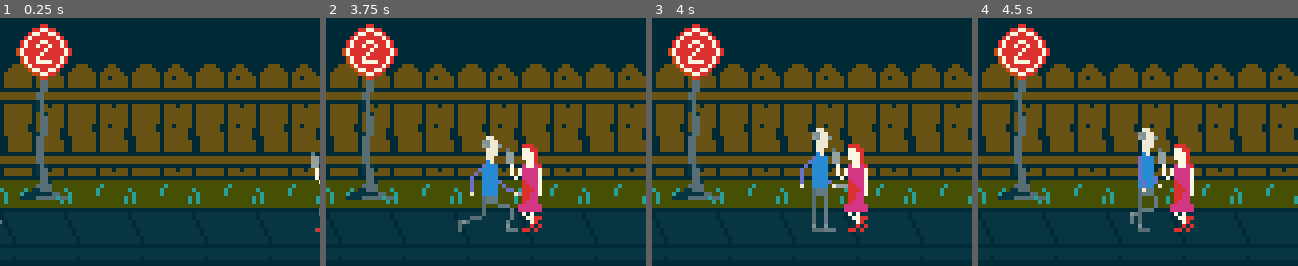
Above: before the commit, frames 1-4 (left to right).
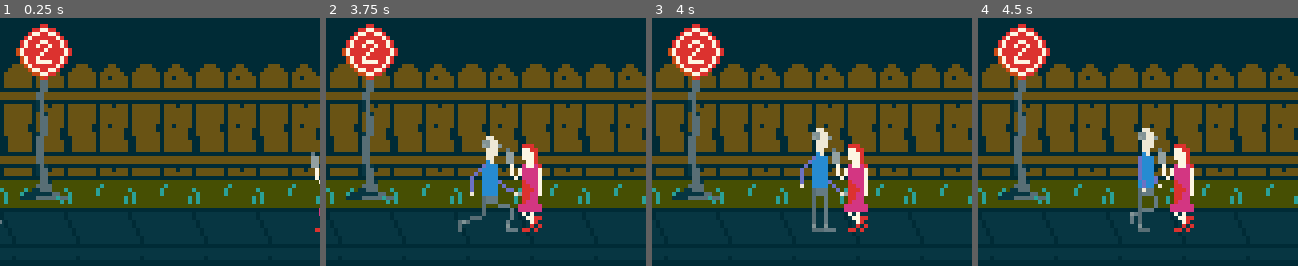
Above: after the commit, the same moments.

Repository: CloneDeath/StabbyStabby
Game: Godot game, scene res://Main.tscn
Two runs of this game, one before a commit and one after it. Both use one fixed random seed, a clock stepped at 60 frames per second and the inputs below.
Inputs:
- Up to frame 1 (0.25 s): no input
- Up to frame 2 (3.75 s): no input
- Up to frame 3 (4 s): no input
- Up to frame 4 (4.5 s): no input

Frames 1-2 are identical in both runs. In frame 3, 0.1% of the frame differs, in the area x 56-62%, y 66-72%; in frame 4, nothing differs.

Commit message:
Added a few more frames with the man to make the knife align better

Diff:
--- a/Main.tscn
+++ b/Main.tscn
@@ -81,8 +81,8 @@
 tracks/0/imported = false
 tracks/0/enabled = true
 tracks/0/keys = {
-"times": PoolRealArray( 0, 1.6, 3.9, 3.91, 4.5, 6 ),
-"transitions": PoolRealArray( 1, 1, 3.20777e-06, 1, 1, 1 ),
+"times": PoolRealArray( 0, 1.6, 3.89, 3.9, 4.5, 6 ),
+"transitions": PoolRealArray( 1, 1, 274.374, 1, 1, 1 ),
 "update": 0,
 "values": [ Vector2( -15, 46 ), Vector2( 33, 46 ), Vector2( 33, 46 ), Vector2( 42, 46 ), Vector2( 42, 46 ), Vector2( 87, 46 ) ]
 }
@@ -108,7 +108,7 @@
 "times": PoolRealArray( 0, 0.1, 0.2, 0.3, 0.4, 0.5, 0.6, 0.7, 0.8, 0.9, 1, 1.1, 1.2, 1.3, 1.4, 1.5, 1.6, 1.7, 2, 2.05, 2.35, 2.4, 2.7, 2.75, 3.3, 3.9, 4.2, 4.5, 4.6, 4.7, 4.8, 4.9, 5, 5.1, 5.2, 5.3, 5.4, 5.5, 5.6, 5.7, 5.8, 5.9 ),
 "transitions": PoolRealArray( 1, 1, 1, 1, 1, 1, 1, 1, 1, 1, 1, 1, 1, 1, 1, 1, 1, 1, 1, 1, 1, 1, 1, 1, 1, 1, 1, 1, 1, 1, 1, 1, 1, 1, 1, 1, 1, 1, 1, 1, 1, 1 ),
 "update": 1,
-"values": [ 1, 2, 3, 4, 5, 6, 7, 8, 1, 2, 3, 4, 5, 6, 7, 8, 1, 9, 10, 11, 12, 13, 14, 15, 16, 13, 9, 1, 2, 3, 4, 5, 6, 7, 8, 1, 2, 3, 4, 5, 6, 7 ]
+"values": [ 1, 2, 3, 4, 5, 6, 7, 8, 1, 2, 3, 4, 5, 6, 7, 8, 1, 9, 10, 11, 12, 13, 14, 15, 16, 17, 9, 1, 2, 3, 4, 5, 6, 7, 8, 1, 2, 3, 4, 5, 6, 7 ]
 }
 tracks/3/type = "value"
 tracks/3/path = NodePath("Woman:frame")
@@ -145,10 +145,10 @@
 texture = ExtResource( 3 )
 
 [node name="Man" type="Sprite" parent="."]
-position = Vector2( 33, 46 )
+position = Vector2( 42, 46 )
 texture = ExtResource( 4 )
-hframes = 17
-frame = 15
+hframes = 19
+frame = 17
 
 [node name="Woman" type="Sprite" parent="."]
 position = Vector2( 51, 46 )
Binary file changed: Man/Man.aseprite
Binary file changed: Man/Man.png
